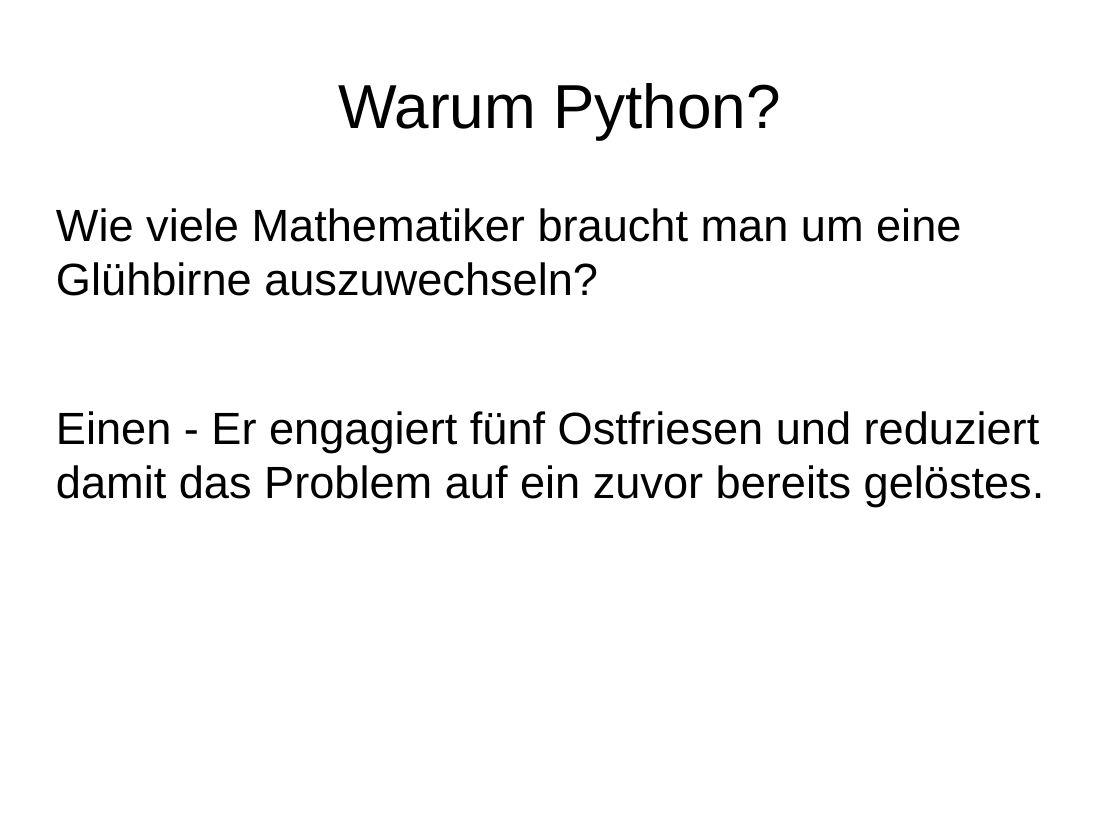
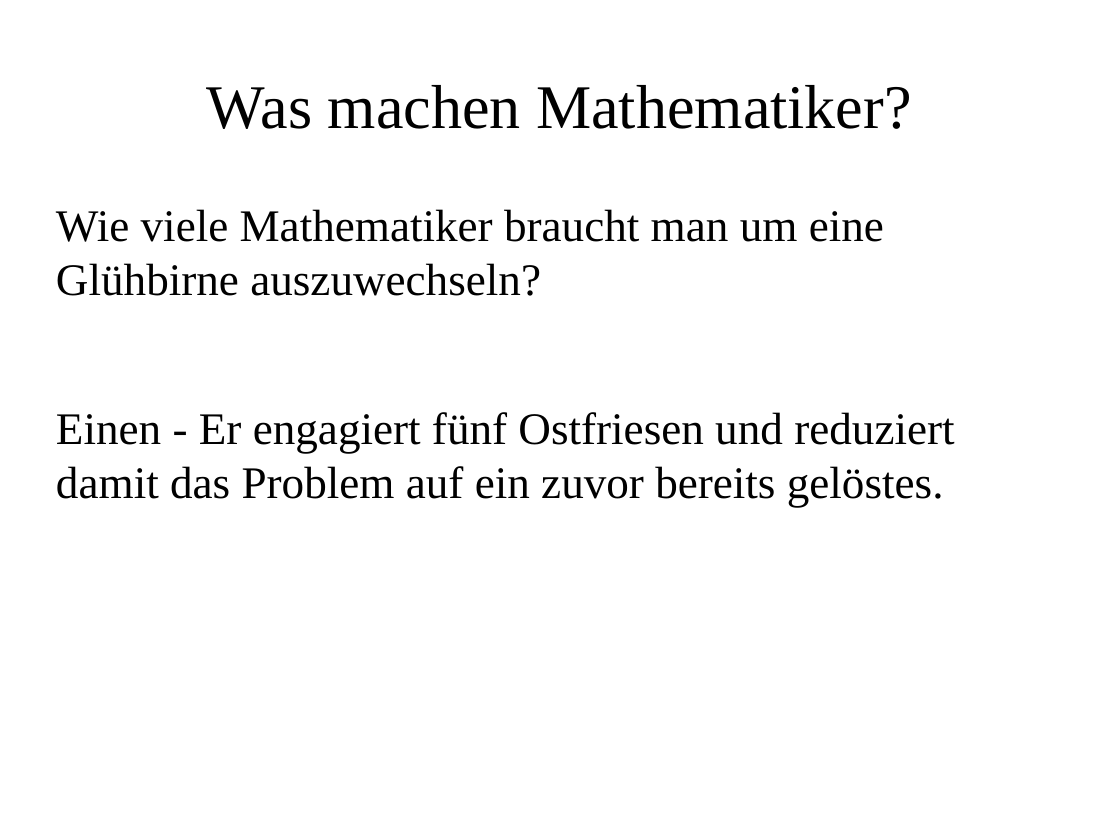
Before and after one commit to burgerdev/bearded-wookie, a slide deck: slide 7 of doc/presentation/learning_python.odp (slide 8 before the commit). Drawn at 1120x840 pixels with LibreOffice and Linux fonts; fonts in the diff are those of the drawing. Boxes give left, top, right and bottom in pixels: in the first picture for what was removed or moved away, otherwise in the second. Text is boxed around its words. In the diff, an @@ line names an element or a change of style, - is before the commit and + after.

```diff
--- a/doc/presentation/learning_python.odp
+++ b/doc/presentation/learning_python.odp
@@ title at bbox=[207, 85, 911, 129]: text changed; font Arial to Times New Roman @@
-Warum Python?
+Was machen Mathematiker?
@@ text "Wie viele Mathematiker braucht man ..." at bbox=[56, 209, 954, 507]: font Arial to Times New Roman @@
```
Also in this commit, not shown: 8 other slides changed, 4 slides added, 2 slides removed, 4 other files.
